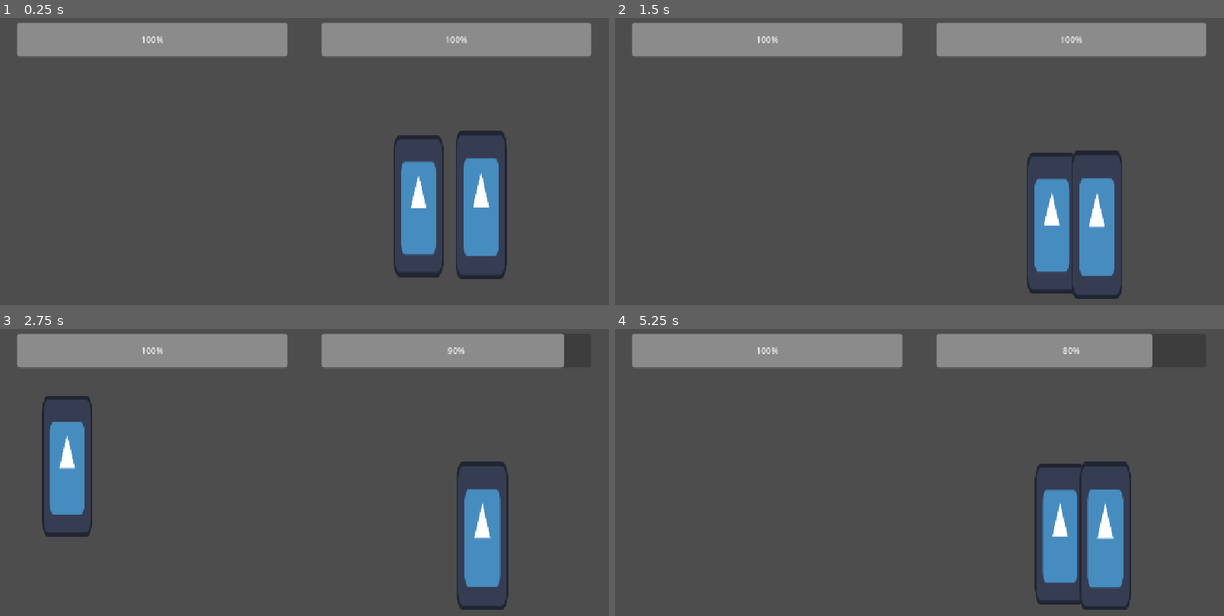
Above: before the commit, frames 1-4 (two rows, left to right).
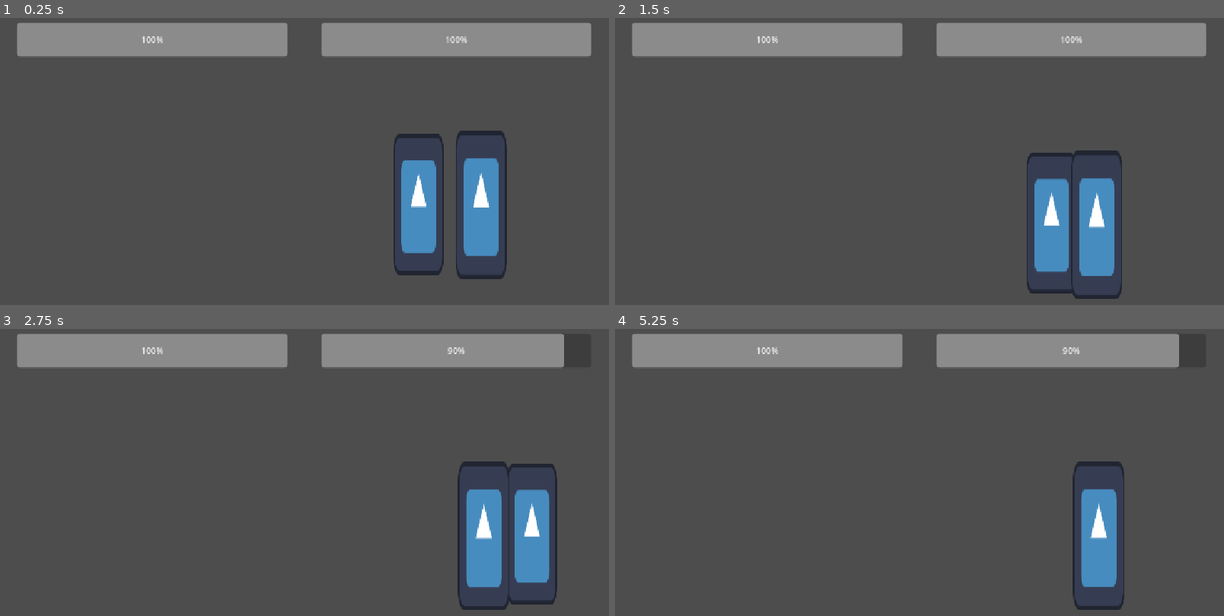
Above: after the commit, the same moments.

Repository: notfroogs/Sardine-Studio
Game: Godot game, scene res://scenes/fighter_main.tscn
Same seed, same stepped clock (60 frames per second), same inputs: the game is played once before the commit and once after it. The project has no main scene, so this scene is started directly. The engine's default icon, where the game draws it, is replaced by a stand-in: a white triangle on a blue panel in a dark square.
Inputs:
- Up to frame 1 (0.25 s): no input
- Up to frame 2 (1.5 s): tap Enter (ui_accept) at 0.5 s; hold Right (move_right) from 0.53 s (still down); tap Down (crouch) at 0.6 s; tap Space (jump) at 0.77, 0.8, 1.07, 1.35 s
- Up to frame 3 (2.75 s): tap Space (jump) at 1.52, 1.82, 2.3 s; tap Down (crouch) at 1.55 s; release Right (move_right) at 2.03 s; hold Left (move_left) from 2.03 s (still down); hold X (attack) from 2.03 s (still down)
- Up to frame 4 (5.25 s): release Left (move_left) at 2.78 s; release X (attack) at 2.78 s; hold Right (move_right) 2.78-4.28 s; tap Down (crouch) at 2.85, 3.6, 4.55 s; tap Space (jump) at 3.02, 3.32, 3.77, 3.8, 4.07, 4.35, 4.52, 4.82 s; tap Enter (ui_accept) at 4.25 s; hold Left (move_left) 4.28-5.03 s; hold Right (move_right) from 5.03 s (still down); hold X (attack) from 5.03 s (still down)

The runs differ from the first frame. In frame 1, 0.3% of the frame differs, in the area x 64-73%, y 40-91%; in frame 2, 0.1%; in frame 3, 5.4%, in the area x 6-92%, y 23-98%; in frame 4, 4.3%.

Commit message:
updating player movement + sprite collision flipping

Diff:
--- a/sardine-studio/project.godot
+++ b/sardine-studio/project.godot
@@ -11,7 +11,7 @@
 [application]
 
 config/name="Sardine Studio"
-config/features=PackedStringArray("4.5", "Forward Plus")
+config/features=PackedStringArray("4.3", "Forward Plus")
 config/icon="res://icon.svg"
 
 [display]
--- a/sardine-studio/scenes/enemy_placeholder.tscn
+++ b/sardine-studio/scenes/enemy_placeholder.tscn
@@ -1,52 +1,52 @@
 [gd_scene load_steps=8 format=3 uid="uid://ca03l6ss6iv6b"]
 
 [ext_resource type="Texture2D" uid="uid://bp7edp0i1do48" path="res://icon.svg" id="1_4v77h"]
-[ext_resource type="Script" uid="uid://mqijhuq3ivb6" path="res://scripts/enemy_placeholder.gd" id="1_yo5jk"]
-[ext_resource type="Script" uid="uid://cvhgxju4s2tc" path="res://scripts/hurtbox.gd" id="3_hsqvu"]
-[ext_resource type="Script" uid="uid://cqbw3gif5ip1p" path="res://scripts/hitbox.gd" id="3_muyt2"]
+[ext_resource type="Script" path="res://scripts/enemy_placeholder.gd" id="1_yo5jk"]
+[ext_resource type="Script" path="res://scripts/hurtbox.gd" id="3_hsqvu"]
+[ext_resource type="Script" path="res://scripts/hitbox.gd" id="3_muyt2"]
 
 [sub_resource type="CircleShape2D" id="CircleShape2D_hsqvu"]
 
 [sub_resource type="RectangleShape2D" id="RectangleShape2D_muyt2"]
-size = Vector2(10.81357, 20)
+size = Vector2(10.8136, 20)
 
 [sub_resource type="RectangleShape2D" id="RectangleShape2D_hsqvu"]
-size = Vector2(28.127457, 6.6173325)
+size = Vector2(28.1275, 6.61733)
 
 [node name="enemy placeholder" type="CharacterBody2D"]
 script = ExtResource("1_yo5jk")
 
 [node name="Sprite2D" type="Sprite2D" parent="."]
-scale = Vector2(0.7600013, 2.199999)
+scale = Vector2(0.760001, 2.2)
 texture = ExtResource("1_4v77h")
 
 [node name="physics" type="CollisionShape2D" parent="."]
-position = Vector2(2, 103.00001)
-scale = Vector2(4.3958254, 3.5520175)
+position = Vector2(2, 103)
+scale = Vector2(4.39583, 3.55202)
 shape = SubResource("CircleShape2D_hsqvu")
 
 [node name="hurtbox" type="Area2D" parent="."]
-scale = Vector2(1.8754647, 0.8973774)
+scale = Vector2(1.87546, 0.897377)
 collision_mask = 2
 script = ExtResource("3_hsqvu")
 
 [node name="CollisionShape2D" type="CollisionShape2D" parent="hurtbox"]
-position = Vector2(-0.7998028, 0)
-scale = Vector2(4.0926075, 13.545076)
+position = Vector2(-0.799803, 0)
+scale = Vector2(4.09261, 13.5451)
 shape = SubResource("RectangleShape2D_muyt2")
-debug_color = Color(0.30283797, 0.49597198, 1, 0.41960785)
+debug_color = Color(0.302838, 0.495972, 1, 0.419608)
 
 [node name="hitBox" type="Area2D" parent="."]
-scale = Vector2(0.34088573, 0.8235163)
+scale = Vector2(0.340886, 0.823516)
 collision_layer = 4
 collision_mask = 8
 script = ExtResource("3_muyt2")
 
 [node name="CollisionShape2D" type="CollisionShape2D" parent="hitBox"]
-position = Vector2(-152.54378, -24.286102)
-scale = Vector2(11.732893, 14.640739)
+position = Vector2(-152.544, -24.2861)
+scale = Vector2(11.7329, 14.6407)
 shape = SubResource("RectangleShape2D_hsqvu")
-debug_color = Color(0.9785754, 0.021099798, 0.38234228, 0.41960785)
+debug_color = Color(0.978575, 0.0210998, 0.382342, 0.419608)
 
 [node name="enemybar" type="ProgressBar" parent="."]
 visible = false
--- a/sardine-studio/scenes/fighter_main.tscn
+++ b/sardine-studio/scenes/fighter_main.tscn
@@ -11,7 +11,7 @@
 script = ExtResource("1_ln0nl")
 
 [node name="fighterPlayer" parent="." groups=["playerF"] instance=ExtResource("1_3atyq")]
-position = Vector2(790.99994, 326)
+position = Vector2(791, 326)
 
 [node name="StaticBody2D" type="StaticBody2D" parent="."]
 position = Vector2(266, 553)
--- a/sardine-studio/scenes/fighter_player.tscn
+++ b/sardine-studio/scenes/fighter_player.tscn
@@ -1,17 +1,17 @@
 [gd_scene load_steps=9 format=3 uid="uid://bfudmbw4otc20"]
 
-[ext_resource type="Script" uid="uid://6fnnejebw4wk" path="res://scripts/fighter_player.gd" id="1_1q20e"]
+[ext_resource type="Script" path="res://scripts/fighter_player.gd" id="1_1q20e"]
 [ext_resource type="Texture2D" uid="uid://bp7edp0i1do48" path="res://icon.svg" id="2_cn1af"]
-[ext_resource type="Script" uid="uid://cqbw3gif5ip1p" path="res://scripts/hitbox.gd" id="3_7mfel"]
-[ext_resource type="Script" uid="uid://cvhgxju4s2tc" path="res://scripts/hurtbox.gd" id="4_l45v4"]
-[ext_resource type="Script" uid="uid://6grp8k8ofqir" path="res://scenes/flipingcollisionshape.gd" id="5_0lss2"]
+[ext_resource type="Script" path="res://scripts/hitbox.gd" id="3_7mfel"]
+[ext_resource type="Script" path="res://scripts/hurtbox.gd" id="4_l45v4"]
+[ext_resource type="Script" path="res://scripts/flipingcollisionshape.gd" id="5_0lss2"]
 
 [sub_resource type="CircleShape2D" id="CircleShape2D_0lss2"]
 
 [sub_resource type="RectangleShape2D" id="RectangleShape2D_aguh1"]
 
 [sub_resource type="RectangleShape2D" id="RectangleShape2D_2fflx"]
-size = Vector2(34.65639, 6.2820873)
+size = Vector2(34.6564, 6.28209)
 
 [node name="fighterPlayer" type="CharacterBody2D"]
 scale = Vector2(0.749997, 0.652906)
@@ -23,18 +23,17 @@
 texture = ExtResource("2_cn1af")
 
 [node name="physics" type="CollisionShape2D" parent="."]
-position = Vector2(-1.1920929e-07, 162.35107)
-scale = Vector2(5.891369, 3.6148765)
+position = Vector2(-1.19209e-07, 162.351)
+scale = Vector2(5.89137, 3.61488)
 shape = SubResource("CircleShape2D_0lss2")
 
 [node name="hurtbox" type="Area2D" parent="."]
-scale = Vector2(1.0000001, 1)
 collision_layer = 8
 collision_mask = 4
 script = ExtResource("4_l45v4")
 
 [node name="CollisionShape2D" type="CollisionShape2D" parent="hurtbox"]
-scale = Vector2(5.309578, 19.48306)
+scale = Vector2(5.30958, 19.4831)
 shape = SubResource("RectangleShape2D_aguh1")
 
 [node name="hitBox" type="Area2D" parent="."]
@@ -42,10 +41,10 @@
 script = ExtResource("3_7mfel")
 
 [node name="CollisionShape2D" type="CollisionShape2D" parent="hitBox"]
-position = Vector2(32.000126, 0)
-scale = Vector2(4.2179914, 17.554071)
+position = Vector2(32, 0)
+scale = Vector2(4.21799, 17.5541)
 shape = SubResource("RectangleShape2D_2fflx")
-debug_color = Color(0.98538, 0, 0.33896047, 0.41960785)
+debug_color = Color(0.98538, 0, 0.33896, 0.419608)
 script = ExtResource("5_0lss2")
 
 [node name="StateMachine" type="Node2D" parent="."]
--- a/sardine-studio/scripts/fighter_player.gd
+++ b/sardine-studio/scripts/fighter_player.gd
@@ -5,15 +5,21 @@
 const JUMP_VELOCITY = -700.0
 const GRAVITY = 1000.0
 var increased_gravity = 20000
+#var direction: Vector2 = Vector2.ZERO
 
 @onready var hitbox: CollisionShape2D = $hitBox/CollisionShape2D
 @onready var hurtbox: CollisionShape2D = $hurtbox/CollisionShape2D
 @onready var state_machine: Node2D = $StateMachine
+@onready var sprite: Sprite2D = $Sprite2D
+@export var max_speed= 1000.0
+@export var acceleration := 1000.0
+@export var deacceleration := 100.0
+
 
 
 
 signal player_hit
-
+signal player_direction_changes(facing_right: bool)
 func _physics_process(delta: float) -> void:
 	# Add the gravity.
 
@@ -30,13 +36,25 @@
 
 	# Get the input direction and handle the movement/deceleration.
 	# As good practice, you should replace UI actions with custom gameplay actions.
-	var direction := Input.get_axis("move_left", "move_right")
-	if direction:
-		velocity.x = direction * SPEED
+	#Player wornt deaccelrate fast enouggh fix this.
+	var direction := Input.get_vector("move_left", "move_right", "jump","crouch")
+	var has_input_direction := direction.length() > 0.0
+	if has_input_direction:
+		var desired_velocity = direction * max_speed
+		velocity = velocity.move_toward(desired_velocity, acceleration * delta)
 	else:
-		velocity.x = move_toward(velocity.x, 0, SPEED)
+		velocity = velocity.move_toward(Vector2.ZERO, deacceleration * delta)
+	move_and_slide()
+	if direction.length() > 0.0:
+		var current_speed_percent = velocity.length()/max_speed
 
-	move_and_slide()
+	#if direction:
+	#	velocity.x = direction * SPEED
+	#else:
+	#	velocity.x = move_toward(velocity.x, 0, SPEED)
+
+
+	update_player_sprites()
 #func _ready() -> void:
 	#pass
 
@@ -55,3 +73,11 @@
 	print("player dammage: ", amount)
 func ready(): state_machine.init()
 func _physics(delta): state_machine.process_frame(delta)
+
+func update_player_sprites():
+	pass
+#	if direction.x > 0:
+#		sprite.flip_h = false
+#		emit_signal("player_direction_changes", sprite.flip_h)
+#	elif direction.x < 0:
+#		sprite.flip_h = true
--- a/sardine-studio/scenes/flipingcollisionshape.gd
+++ b/sardine-studio/scripts/flipingcollisionshape.gd
@@ -1,7 +1,7 @@
 extends CollisionShape2D
 
-@export var facing_left: Vector2
-@export var facing_right : Vector2
+@export var facing_left_position: Vector2
+@export var facing_right_position : Vector2
 
 #https://www.youtube.com/watch?v=NVAXjTzqTyE 1:10:12
 # Called when the node enters the scene tree for the first time.
Not shown, changed: sardine-studio/icon.svg.import
Not shown: 1 places in sardine-studio/scenes/fighter_main.tscn that only renumber resources
